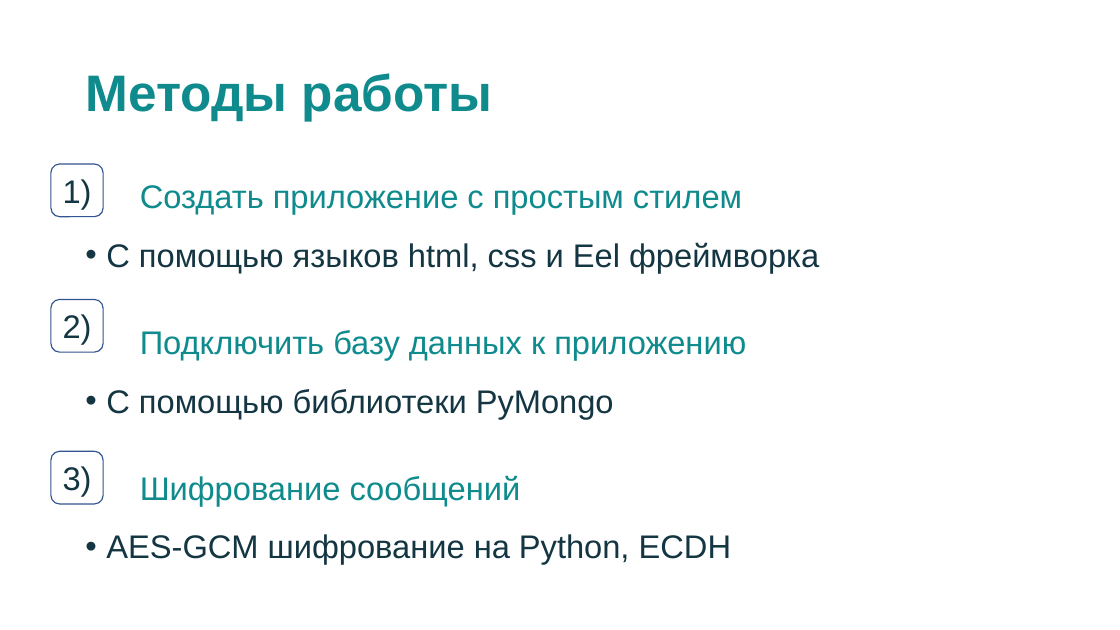
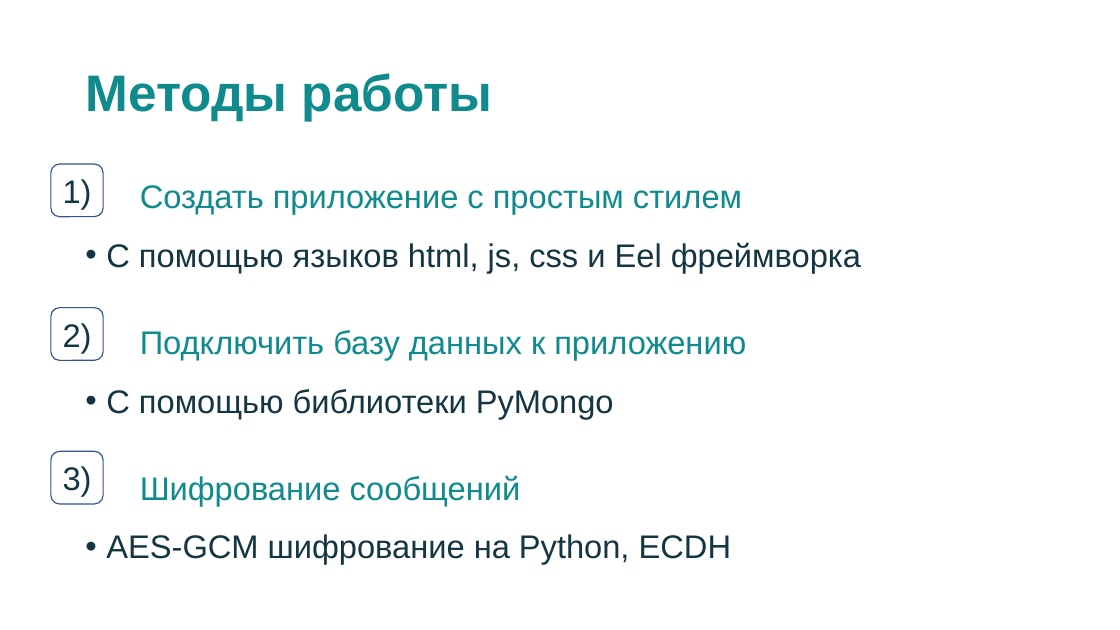
Before and after one commit to Nak1i1/Naki, a slide deck: slide 5 of документы/Мессенджер Naki.pptx. Drawn at 1120x630 pixels with LibreOffice and Linux fonts; fonts in the diff are those of the drawing. Boxes give left, top, right and bottom in pixels: in the first picture for what was removed or moved away, otherwise in the second. Text is boxed around its words. In the diff, an @@ line names an element or a change of style, - is before the commit and + after.

```diff
--- a/документы/Мессенджер Naki.pptx
+++ b/документы/Мессенджер Naki.pptx
@@ text at <box>106,242,861,273</box>: text changed @@
-• С помощью языков html, css и Eel фреймворка
+• С помощью языков html, js, css и Eel фреймворка
@@ rounded rectangle "2)": place and size @@
-rounded rectangle "2)" at <box>51,300,103,353</box>
+rounded rectangle "2)" at <box>51,308,103,360</box>
```
Also in this commit, not shown: 7 other slides changed, 1 slide added, 7 other files.
